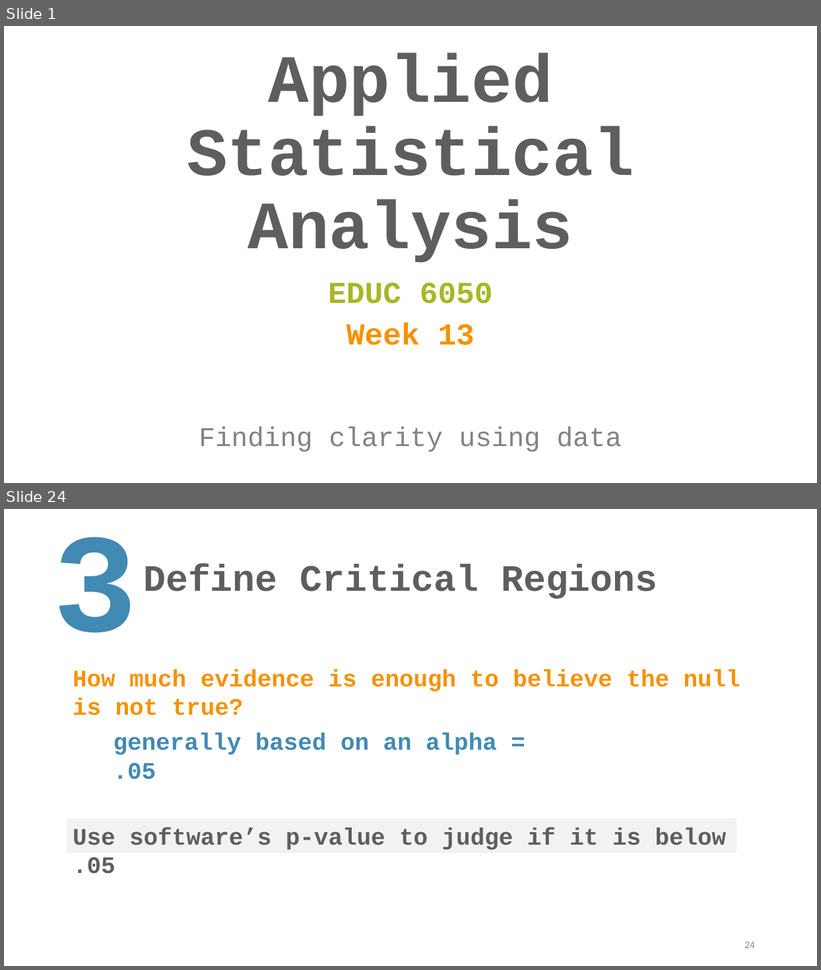
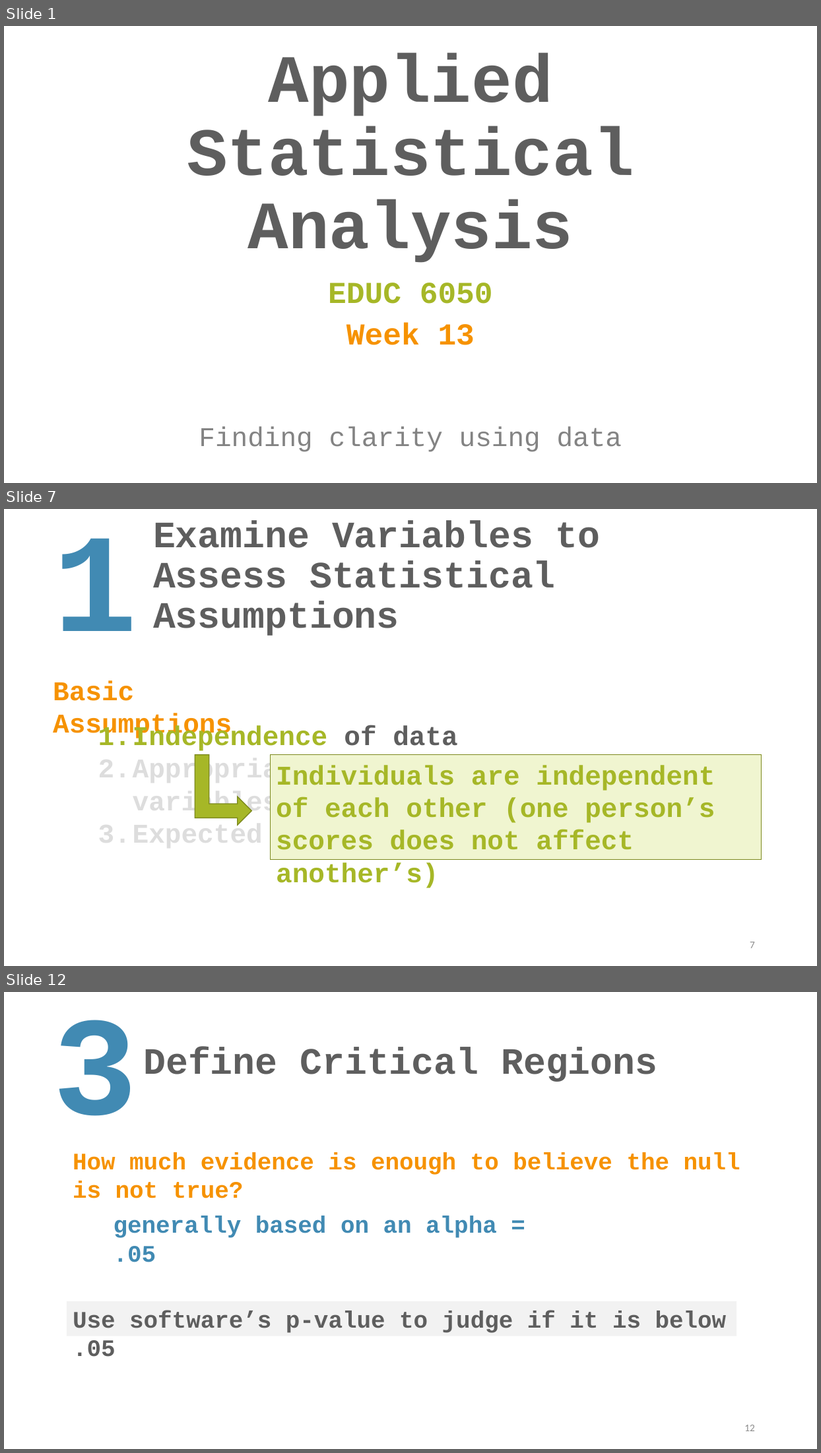
Before and after one commit to TysonStanley/EDU-6050, a slide deck: Slides/13_EDUC_6050_2018.pptx. Shown one above the other, each under a label of ours: slides 1 and 24 before the commit, slides 1, 7 and 12 after it; the slides between them are not shown. The pictures are 821x970 and 821x1453 pixels, drawn with LibreOffice and Linux fonts; fonts in the diff are those of the drawing. Boxes give left, top, right and bottom in pixels: in the first picture for what was removed or moved away, otherwise in the second. Text is boxed around its words. In the diff, an @@ line names an element or a change of style, - is before the commit and + after.

```diff
--- a/Slides/13_EDUC_6050_2018.pptx
+++ b/Slides/13_EDUC_6050_2018.pptx
@@ slide 7 added at bbox=[4, 509, 817, 966], background #FFFFFF @@
@@ title added at bbox=[153, 521, 601, 636], 44 pt, text #5E5E5E, bold @@
+Examine Variables to Assess Statistical Assumptions
@@ text added at bbox=[53, 538, 137, 631], 166 pt, text #418AB3, bold @@
+1
@@ text added at bbox=[53, 681, 232, 740], 32 pt, text #F69200, bold @@
+Basic Assumptions
@@ text added at bbox=[98, 725, 555, 850], 32 pt, text #DDDDDD, bold @@
+1. Independence of data
+2. Appropriate measurement of variables for the analysis
+3. Expected frequency 5+
@@ bent up arrow added at bbox=[195, 755, 252, 825], fill #A6B727, outline #7D891D 1 pt @@
@@ rectangle added at bbox=[270, 755, 761, 859], fill #F0F5D0, outline #7D891D 0.75 pt, 32 pt, text #A6B727, bold @@
+Individuals are independent of each other (one person’s scores does not affect another’s)
@@ page number added at bbox=[750, 942, 755, 949], 12 pt, text #8C8C8C @@
+7
@@ what was slide 24 is now slide 12 @@
@@ page number at bbox=[745, 1425, 755, 1432]: text changed @@
-24
+12
```
Also in this commit, not shown: 3 slides changed, 13 other slides added, 3 other files.
